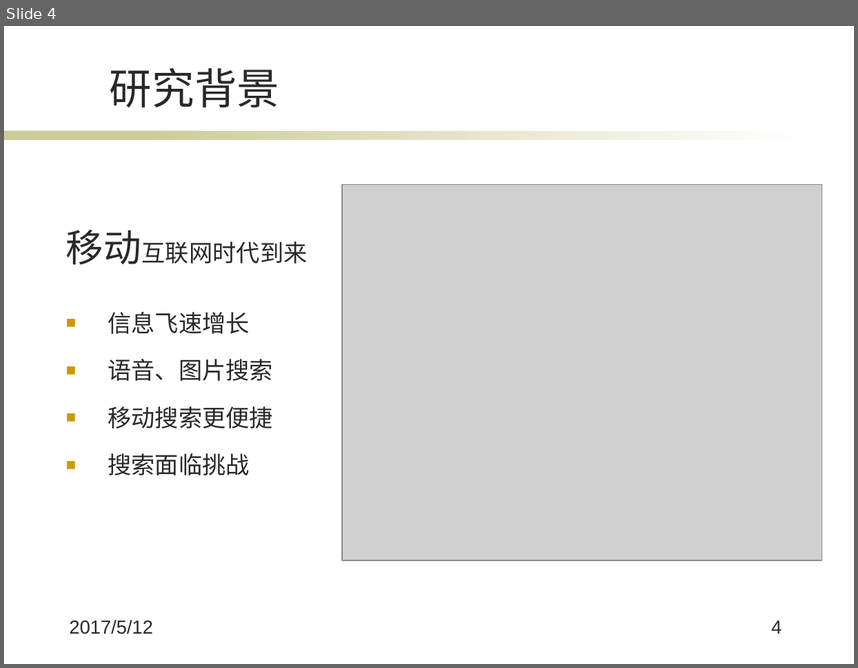
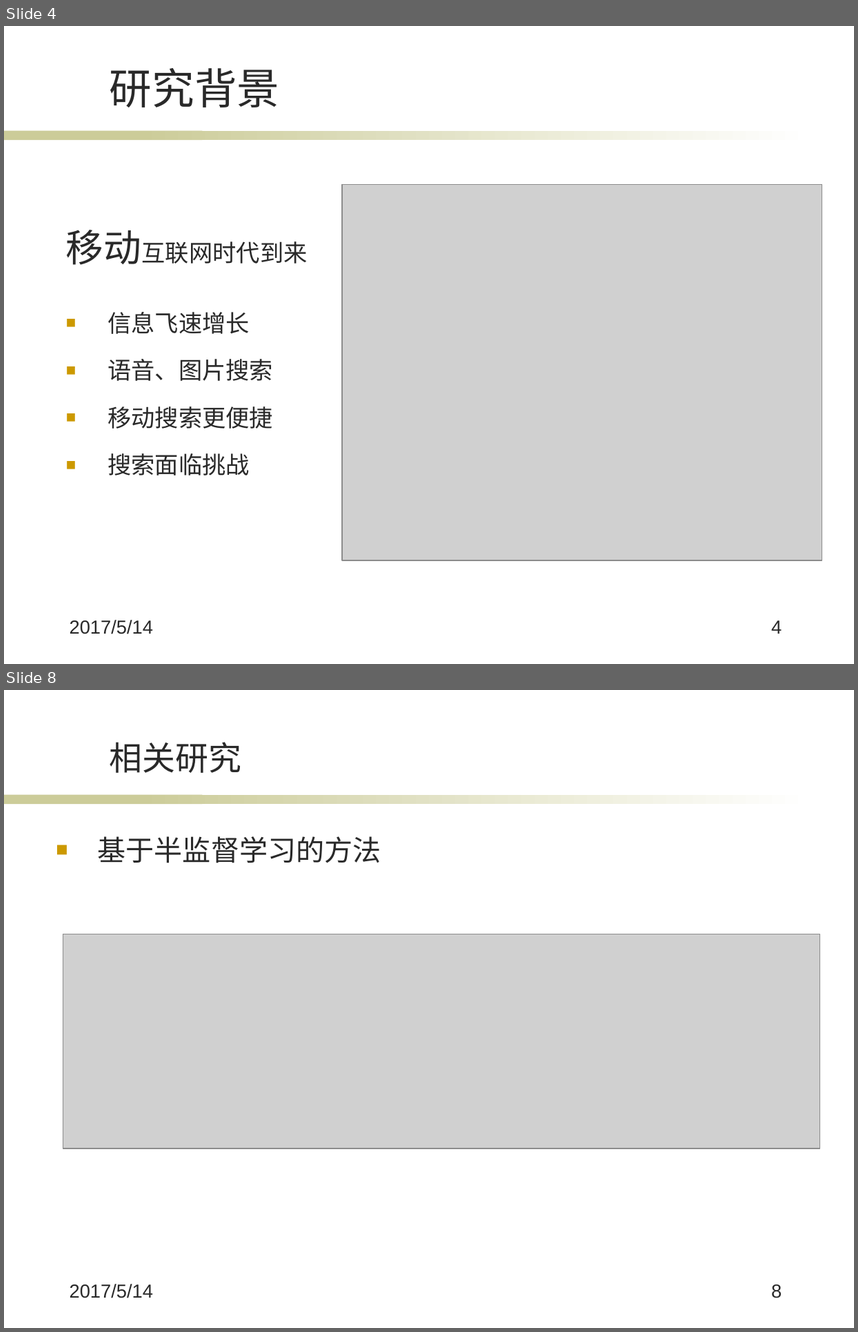
Before and after one commit to wqpod2g/paper, a slide deck: 毕业答辩ppt.pptx. Shown one above the other, each under a label of ours: slide 4 before the commit, slides 4 and 8 after it; the slides between them are not shown. The pictures are 858x668 and 858x1332 pixels, drawn with LibreOffice and Linux fonts; fonts in the diff are those of the drawing; grey boxes stand for pictures; background and template pictures are left out. Boxes give left, top, right and bottom in pixels: in the first picture for what was removed or moved away, otherwise in the second. Text is boxed around its words. In the diff, an @@ line names an element or a change of style, - is before the commit and + after.

```diff
--- a/毕业答辩ppt.pptx
+++ b/毕业答辩ppt.pptx
@@ slide 8 added at box(4, 690, 854, 1328), background #FFFFFF; not listed: 2 template elements that a slide beside it also shows @@
@@ title added at box(110, 742, 241, 773), 28 pt, text #292929 @@
+相关研究
@@ text added at box(98, 836, 381, 863), 24 pt, text #292929 @@
+■ 基于半监督学习的方法
@@ picture added at box(63, 934, 819, 1148) @@
@@ text added at box(70, 1283, 153, 1298), 16 pt, text #292929 @@
+2017/5/14
@@ page number added at box(771, 1284, 782, 1298), 16 pt, text #292929 @@
+8
@@ slide 4 changed as well @@
@@ text at box(70, 619, 153, 634): text changed @@
-2017/5/12
+2017/5/14
```
Also in this commit, not shown: 18 other slides changed, 2 other slides added, 11 slides removed.
